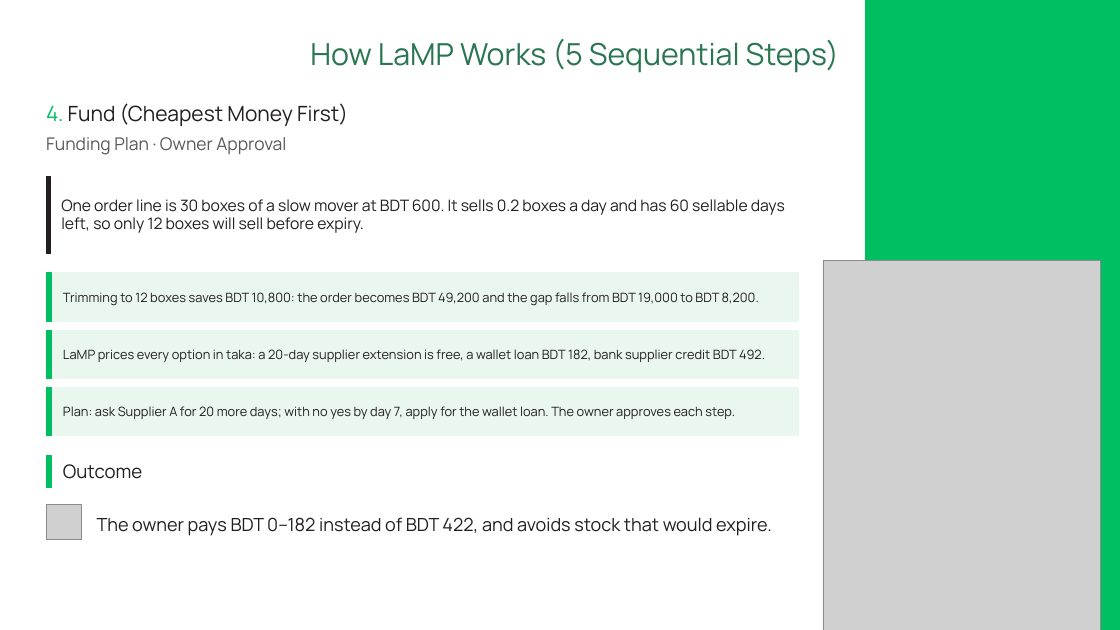
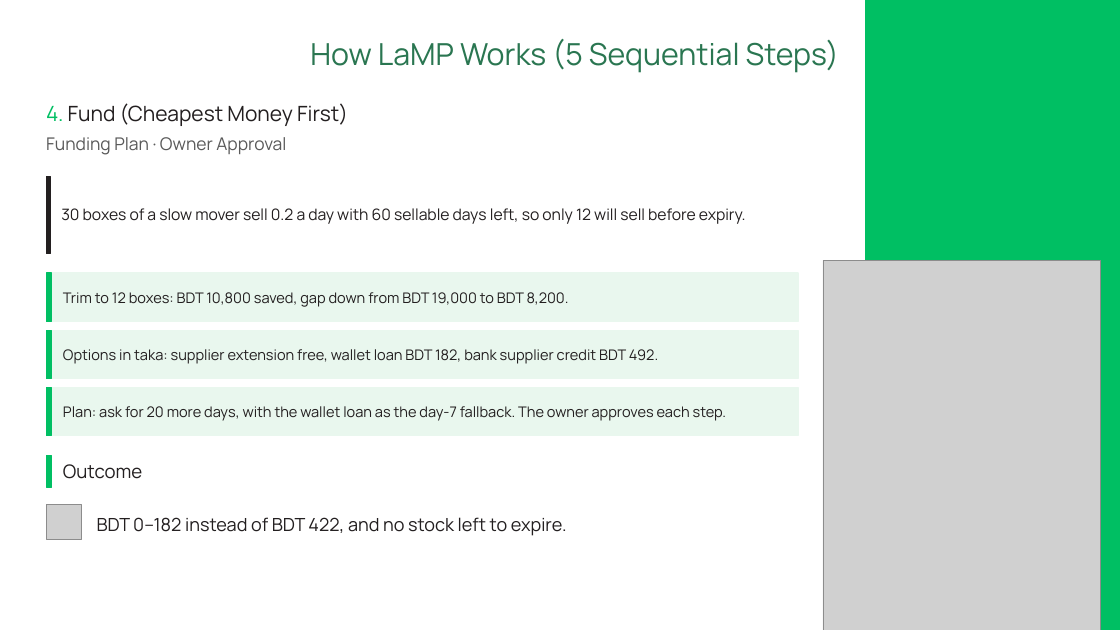
Before and after one commit to ishmam259/lamp-copilot, a slide deck: slide 14 of deck/LaMP-Copilot.pptx. Drawn at 1120x630 pixels with LibreOffice and Linux fonts; fonts in the diff are those of the drawing; grey boxes stand for pictures. Boxes give left, top, right and bottom in pixels: in the first picture for what was removed or moved away, otherwise in the second. Text is boxed around its words. In the diff, an @@ line names an element or a change of style, - is before the commit and + after.

Commit message:
deck: cut wordy slides by about a third, larger text, full team names

```diff
--- a/deck/LaMP-Copilot.pptx
+++ b/deck/LaMP-Copilot.pptx
@@ text at bbox=[61, 208, 746, 224]: text changed @@
-One order line is 30 boxes of a slow mover at BDT 600. It sells 0.2 boxes a day and has 60 sellable days left, so only 12 boxes will sell before expiry.
+30 boxes of a slow mover sell 0.2 a day with 60 sellable days left, so only 12 will sell before expiry.
@@ text at bbox=[63, 292, 569, 307]: text changed; size 11 to 12.5 pt @@
-Trimming to 12 boxes saves BDT 10,800: the order becomes BDT 49,200 and the gap falls from BDT 19,000 to BDT 8,200.
+Trim to 12 boxes: BDT 10,800 saved, gap down from BDT 19,000 to BDT 8,200.
@@ text at bbox=[63, 349, 658, 364]: text changed; size 11 to 12.5 pt @@
-LaMP prices every option in taka: a 20-day supplier extension is free, a wallet loan BDT 182, bank supplier credit BDT 492.
+Options in taka: supplier extension free, wallet loan BDT 182, bank supplier credit BDT 492.
@@ text at bbox=[63, 406, 727, 421]: text changed; size 11 to 12.5 pt @@
-Plan: ask Supplier A for 20 more days; with no yes by day 7, apply for the wallet loan. The owner approves each step.
+Plan: ask for 20 more days, with the wallet loan as the day-7 fallback. The owner approves each step.
@@ text at bbox=[97, 517, 567, 536]: text changed @@
-The owner pays BDT 0–182 instead of BDT 422, and avoids stock that would expire.
+BDT 0–182 instead of BDT 422, and no stock left to expire.
```
Also in this commit, not shown: 21 other slides changed, 2 other files.
